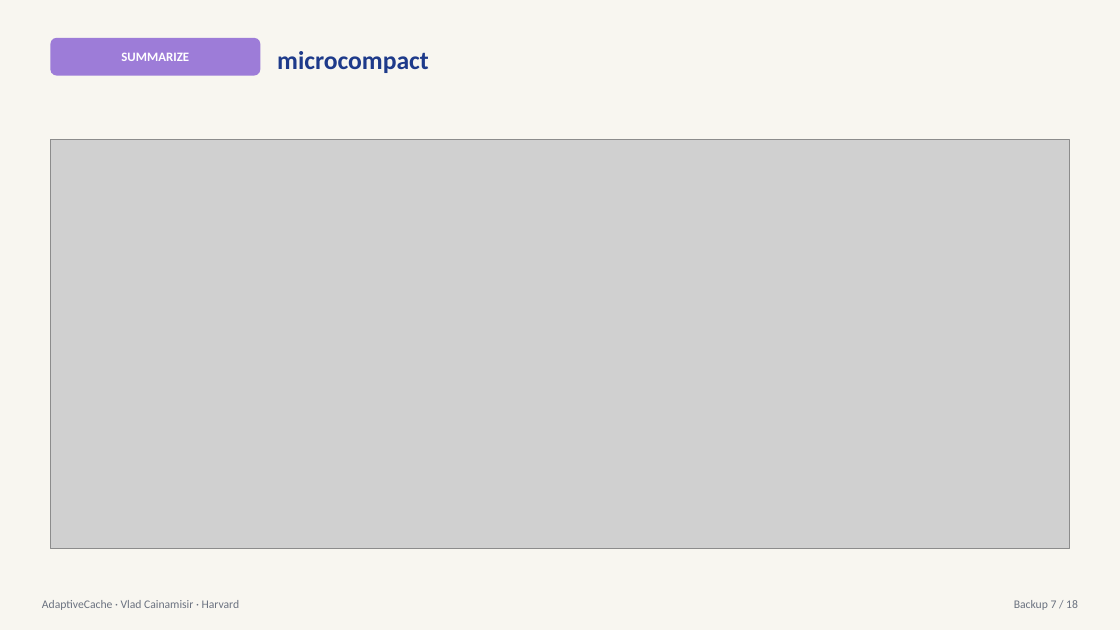
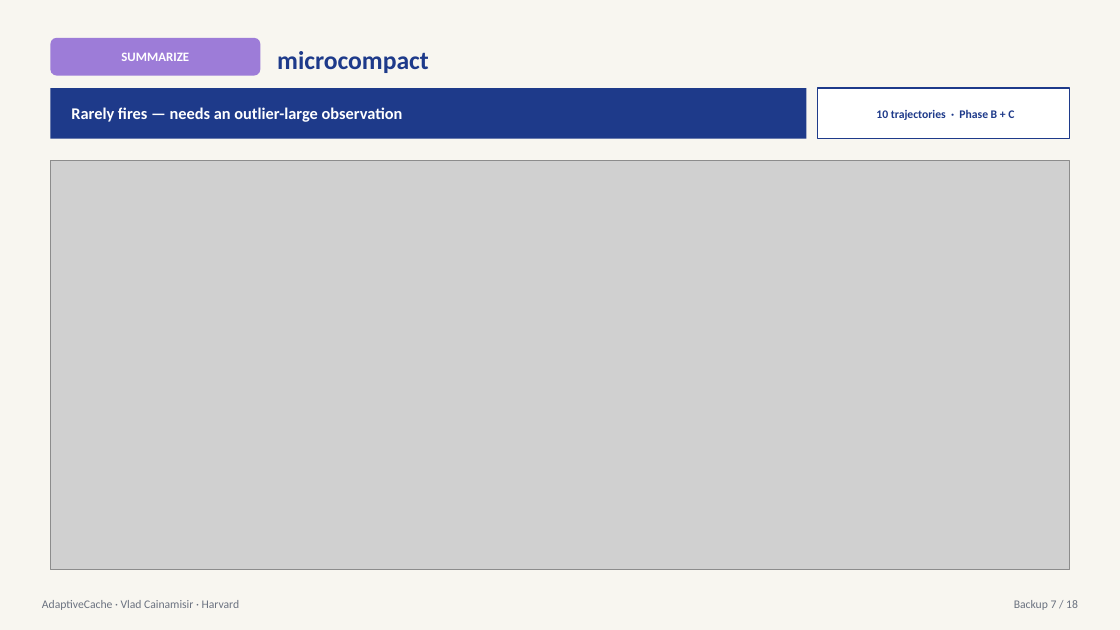
Before and after one commit to HarvardMadSys/cs2640_project_2026Spring, a slide deck: slide 7 of studies/lifetime_cost/reports/AdaptiveCache_appendix.pptx. Drawn at 1120x630 pixels with LibreOffice and Linux fonts; fonts in the diff are those of the drawing; grey boxes stand for pictures. Boxes give left, top, right and bottom in pixels: in the first picture for what was removed or moved away, otherwise in the second. Text is boxed around its words. In the diff, an @@ line names an element or a change of style, - is before the commit and + after.

```diff
--- a/studies/lifetime_cost/reports/AdaptiveCache_appendix.pptx
+++ b/studies/lifetime_cost/reports/AdaptiveCache_appendix.pptx
@@ rectangle added at <box>50,88,807,139</box>, fill #1E3A8A @@
@@ rectangle added at <box>818,88,1070,139</box>, fill #FFFFFF, outline #1E3A8A 1.25 pt @@
@@ text added at <box>71,107,403,122</box>, 14 pt, text #FFFFFF, bold @@
+Rarely fires — needs an outlier-large observation
@@ text added at <box>876,110,1014,120</box>, 10 pt, text #1E3A8A, bold @@
+10 trajectories · Phase B + C
@@ picture: place and size @@
-picture at <box>50,140,1070,549</box>
+picture at <box>50,161,1070,571</box>
```
Also in this commit, not shown: 11 other slides changed, 2 other files.
